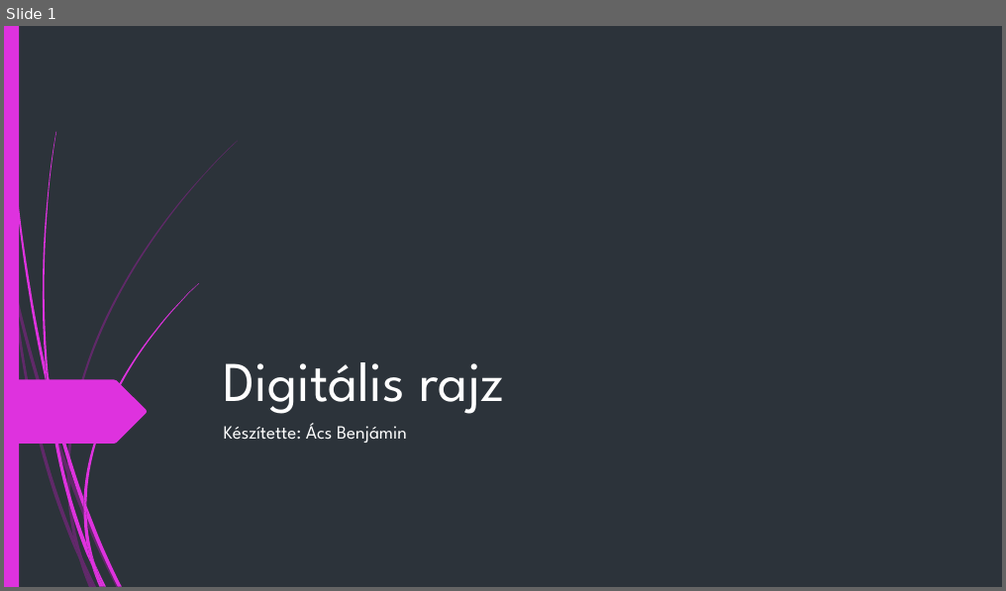
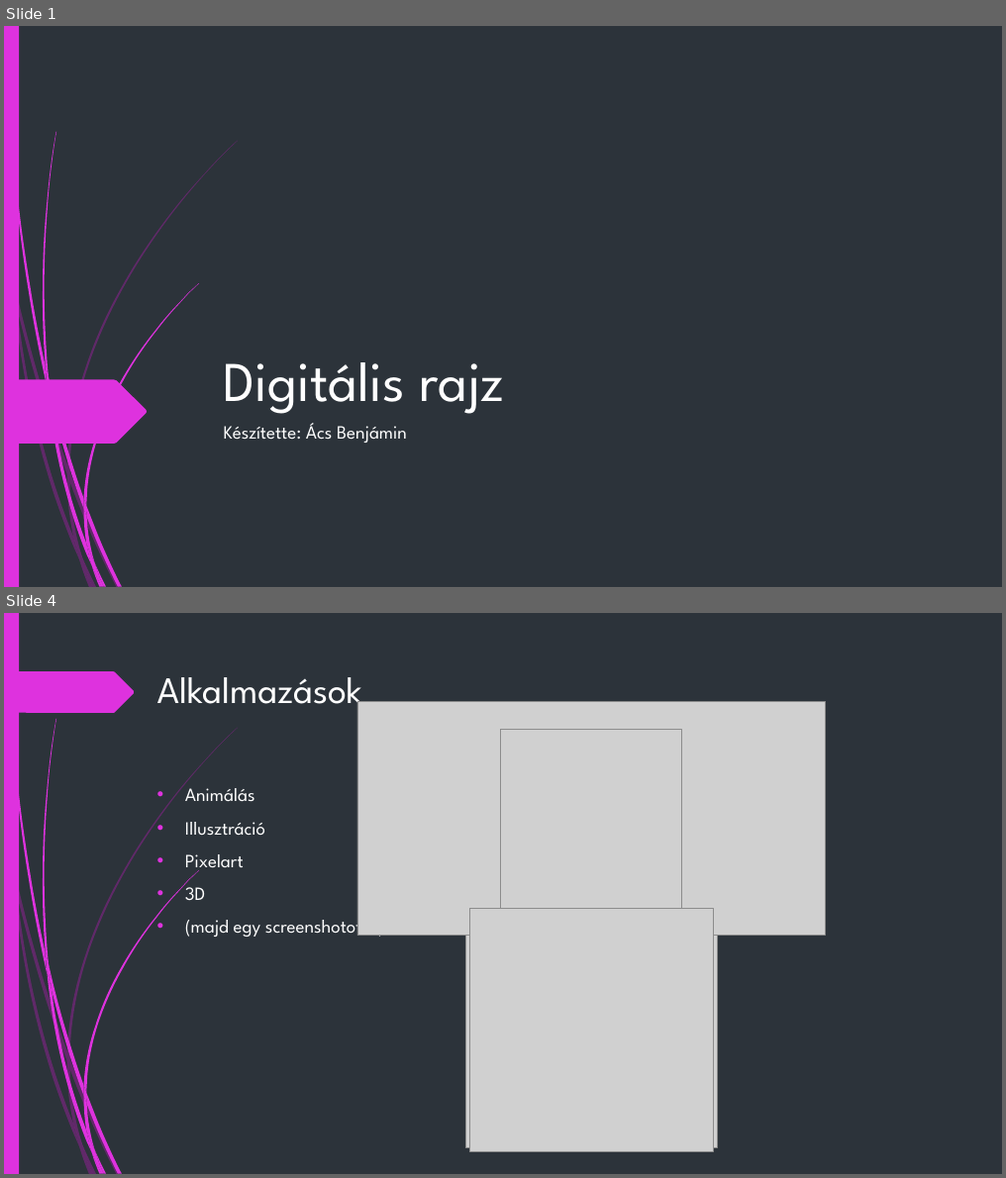
Before and after one commit to AcsBeni/AcsBenjamindigitalisrajz, a slide deck: ÁcsBenjámin.pptx. Shown one above the other, each under a label of ours: slide 1 before the commit, slides 1 and 4 after it; the slides between them are not shown. The pictures are 1006x591 and 1006x1178 pixels, drawn with LibreOffice and Linux fonts; fonts in the diff are those of the drawing; grey boxes stand for pictures. Boxes give left, top, right and bottom in pixels: in the first picture for what was removed or moved away, otherwise in the second. Text is boxed around its words. In the diff, an @@ line names an element or a change of style, - is before the commit and + after.

```diff
--- a/ÁcsBenjámin.pptx
+++ b/ÁcsBenjámin.pptx
@@ slide 4 added at (x1=4, y1=613, x2=1002, y2=1174), background #2C333A; not listed: 23 template elements that a slide beside it also shows @@
@@ freeform shape added at (x1=4, y1=671, x2=135, y2=713), fill #DE32DE @@
@@ title added at (x1=157, y1=677, x2=362, y2=715), 36 pt, text #FFFFFF @@
+Alkalmazások
@@ picture added at (x1=357, y1=701, x2=826, y2=935) @@
@@ picture added at (x1=501, y1=729, x2=682, y2=910) @@
@@ text added at (x1=185, y1=782, x2=384, y2=940), 18 pt, text #FFFFFF @@
+• Animálás
+• Illusztráció
+• Pixelart
+• 3D
+• (majd egy screenshotot is)
@@ picture added at (x1=469, y1=908, x2=714, y2=1152) @@
@@ picture added at (x1=466, y1=912, x2=718, y2=1149) @@
```
Also in this commit, not shown: 2 slides changed, 2 other slides added.
